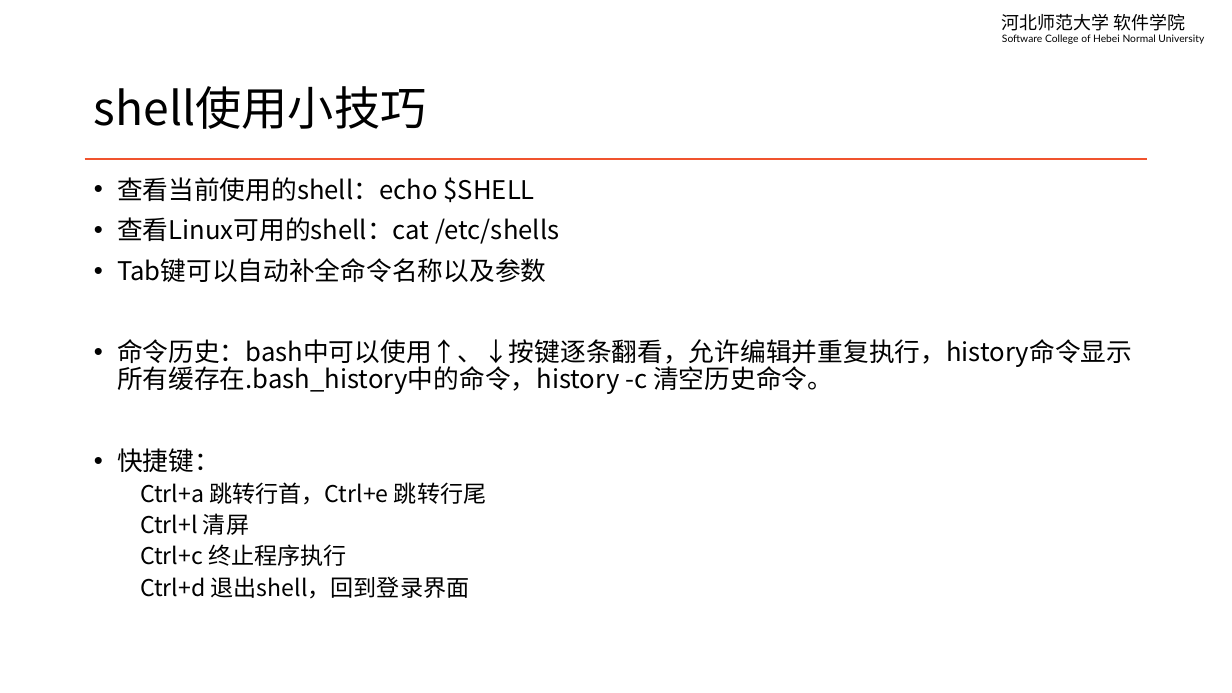
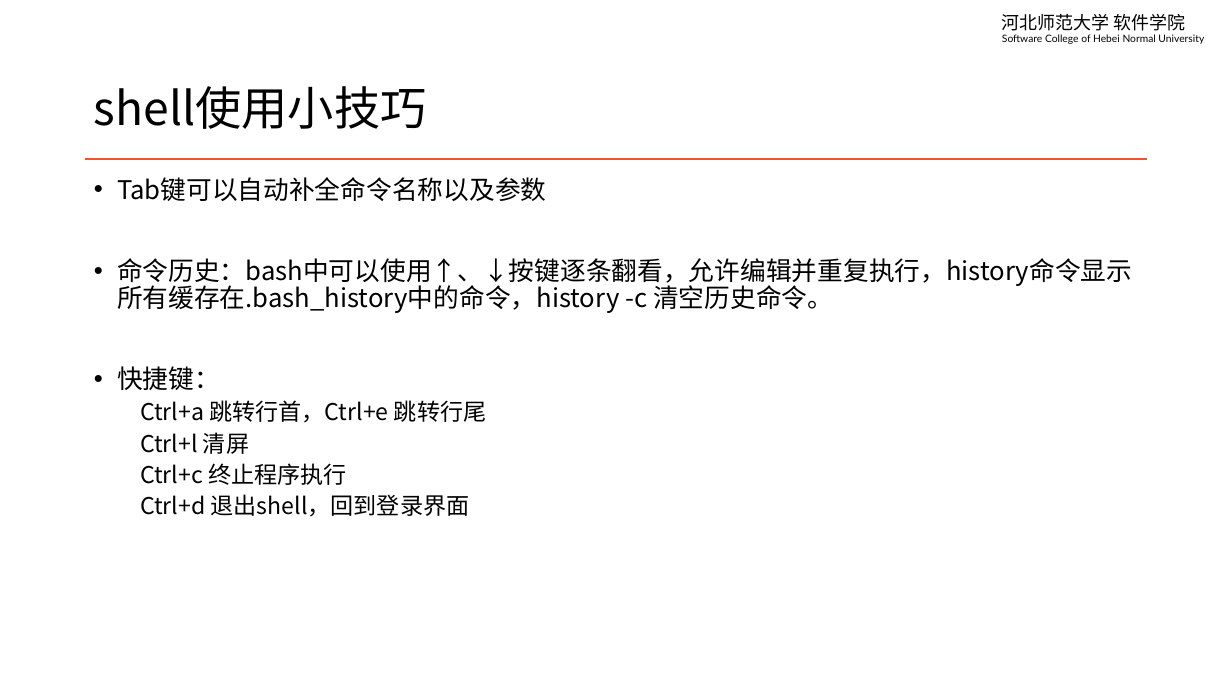
Before and after one commit to edu2act/course-linux-system, a slide deck: slide 10 of materials/slides/ch03-terminal-and-basic.pptx. Drawn at 1232x693 pixels with LibreOffice and Linux fonts; fonts in the diff are those of the drawing. Boxes give left, top, right and bottom in pixels: in the first picture for what was removed or moved away, otherwise in the second. Text is boxed around its words. In the diff, an @@ line names an element or a change of style, - is before the commit and + after.

```diff
--- a/materials/slides/ch03-terminal-and-basic.pptx
+++ b/materials/slides/ch03-terminal-and-basic.pptx
@@ text at (x1=117, y1=177, x2=559, y2=244): paragraphs removed @@
-• 查看当前使用的shell：echo $SHELL
-• 查看Linux可用的shell：cat /etc/shells
```
Also in this commit, not shown: 9 other slides changed, 2 slides added, 5 other files.
